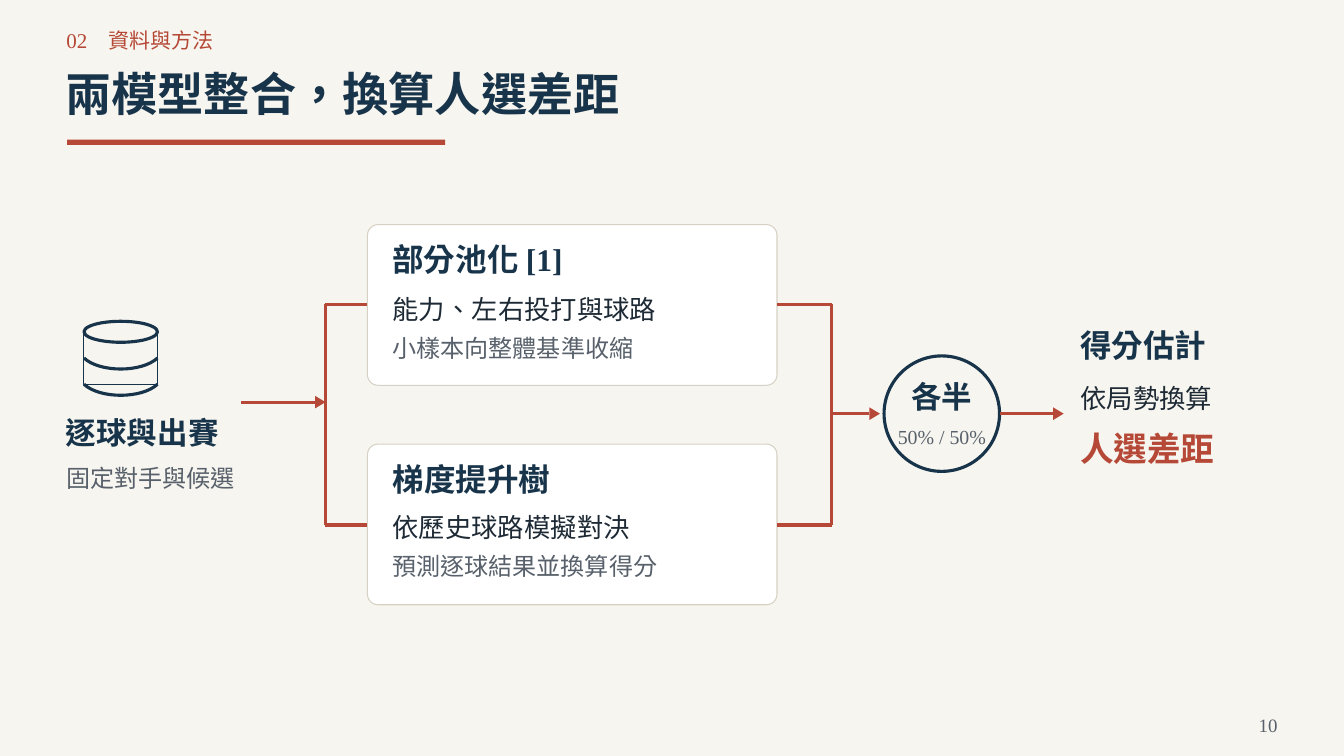
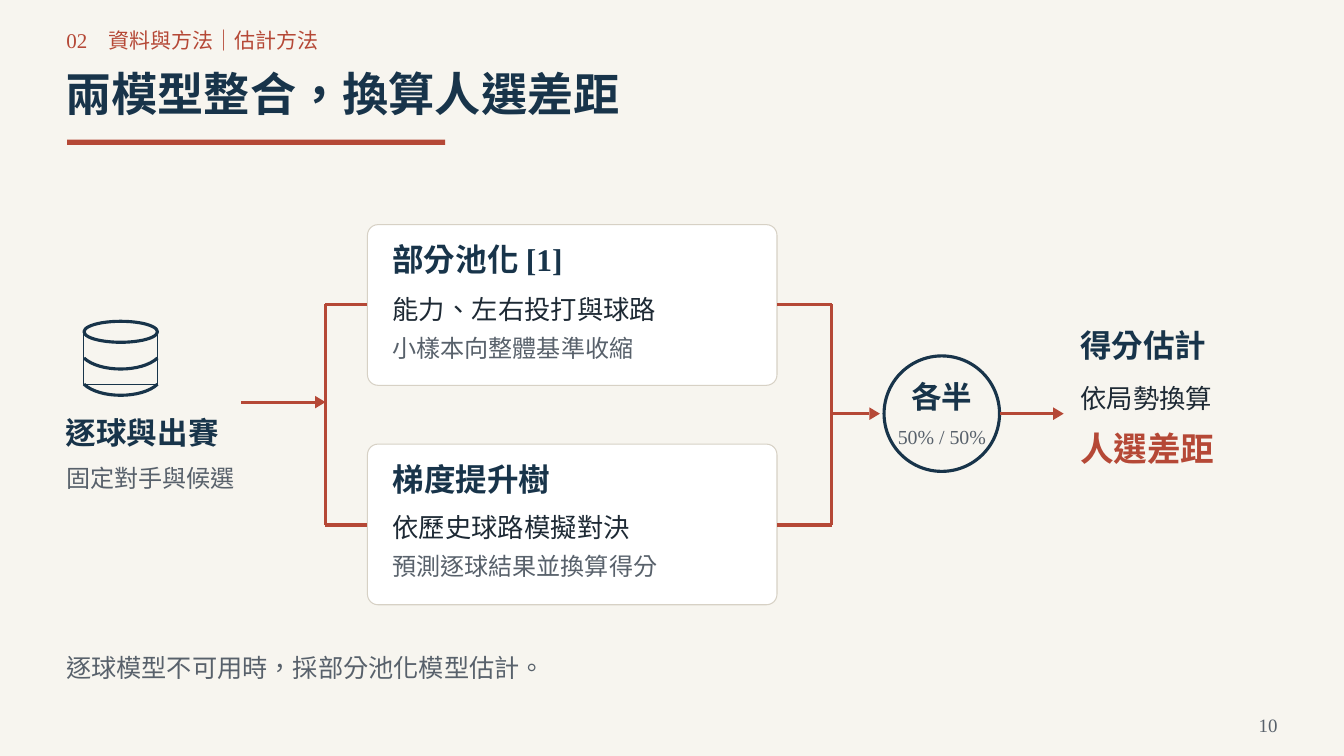
Before and after one commit to Da-Xiong-Chen/baseball_project, a slide deck: slide 10 of presentations/competition-2026/submission-20261023/一球兩面_參賽提案_32頁_20261023.pptx. Drawn at 1344x756 pixels with LibreOffice and Linux fonts; fonts in the diff are those of the drawing. Boxes give left, top, right and bottom in pixels: in the first picture for what was removed or moved away, otherwise in the second. Text is boxed around its words. In the diff, an @@ line names an element or a change of style, - is before the commit and + after.

```diff
--- a/presentations/competition-2026/submission-20261023/一球兩面_參賽提案_32頁_20261023.pptx
+++ b/presentations/competition-2026/submission-20261023/一球兩面_參賽提案_32頁_20261023.pptx
@@ text at box(66, 29, 318, 51): text changed @@
-02 資料與方法
+02 資料與方法｜估計方法
@@ text added at box(66, 656, 545, 679), 18 pt, text #58616B @@
+逐球模型不可用時，採部分池化模型估計。
```
Also in this commit, not shown: 15 other slides changed, 10 slides added, 10 slides removed, 4 other files.
